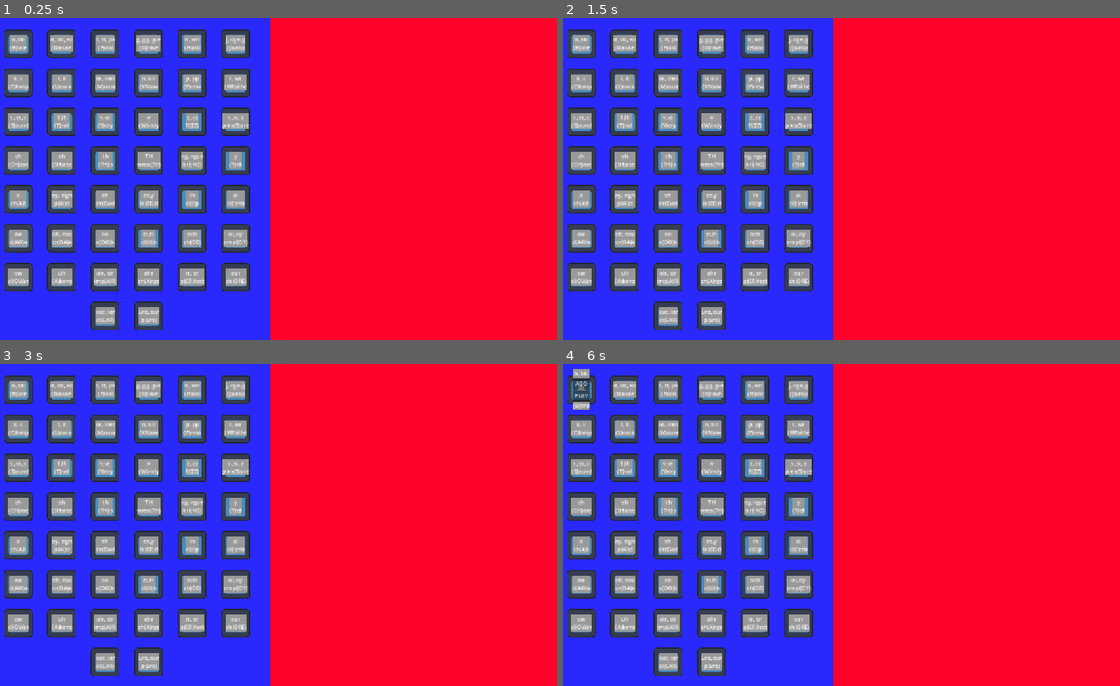
Above: before the commit, frames 1-4 (two rows, left to right).
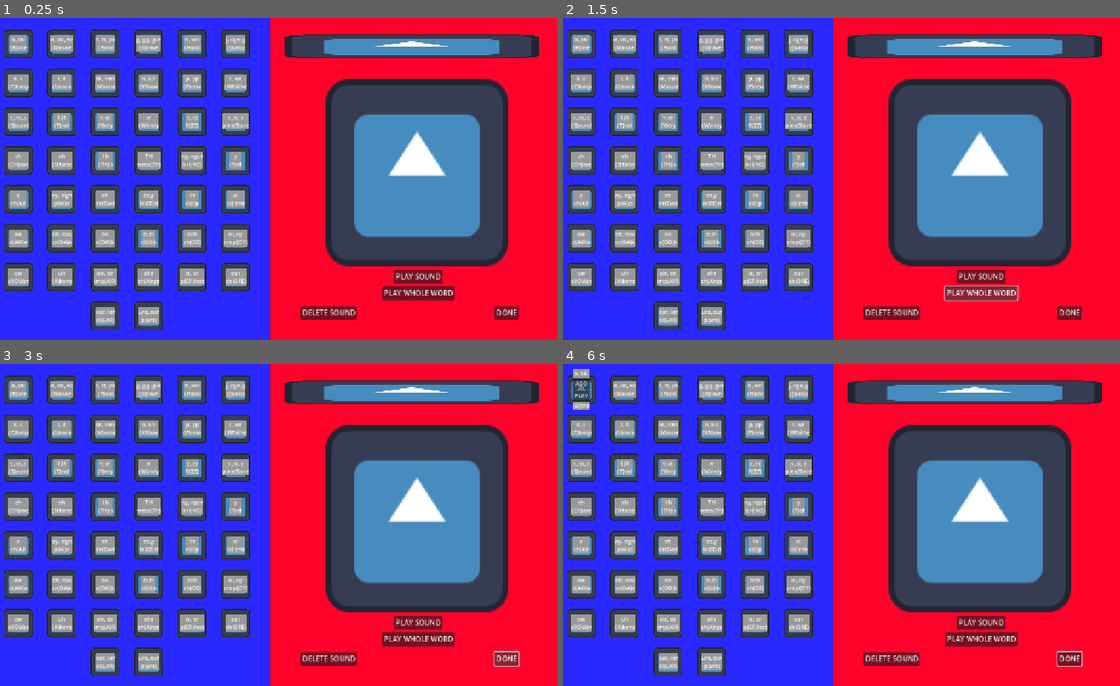
Above: after the commit, the same moments.

Repository: sym-z/phonetic-hangman
Game: Godot game, scene res://scenes/word_builder.tscn
Two runs of this game, one before a commit and one after it. Both use one fixed random seed, a clock stepped at 60 frames per second and the inputs below. The project has no main scene, so this scene is started directly. The engine's default icon, where the game draws it, is replaced by a stand-in: a white triangle on a blue panel in a dark square.
Inputs (mouse positions are in pixels of both pictures, inside the frame that each line leads up to):
- Up to frame 1 (0.25 s): no input
- Up to frame 2 (1.5 s): click (980, 275) at 0.5 s, where only the run after the commit has a clickable "PLAY SOUND"; click (980, 291) at 1.25 s, where only the run after the commit has a clickable "PLAY WHOLE WORD"
- Up to frame 3 (3 s): click (417, 637) at 2 s, where only the run after the commit has a clickable "PLAY WHOLE WORD"; click (506, 657) at 2.75 s, where only the run after the commit has a clickable "DONE"
- Up to frame 4 (6 s): click (1069, 657) at 3.5 s, where only the run after the commit has a clickable "DONE"; click (980, 637) at 4.25 s, where only the run after the commit has a clickable "PLAY WHOLE WORD"; click (1069, 657) at 5 s, where only the run after the commit has a clickable "DONE"; tap Enter at 5.75 s; move the mouse to (579, 389) at 5.77 s

The runs differ from the first frame. In frame 1, 24% of the frame differs, in the area x 51-97%, y 5-94%; in frame 2, 24%; in frame 3, 24%; in frame 4, 24%.

Commit message:
Basic Graybox for Word Building

Diff:
--- a/src/scenes/word_builder.tscn
+++ b/src/scenes/word_builder.tscn
@@ -1,8 +1,20 @@
-[gd_scene load_steps=4 format=3 uid="uid://cerariugi700o"]
+[gd_scene load_steps=6 format=3 uid="uid://cerariugi700o"]
 
 [ext_resource type="Script" uid="uid://1jcw50iassid" path="res://scenes/word_builder.gd" id="1_b2vsm"]
 [ext_resource type="Texture2D" uid="uid://d3thg83m1dwye" path="res://background_reference.png" id="1_wkrb8"]
 [ext_resource type="PackedScene" uid="uid://dg1gefmtbt4ao" path="res://prefabs/phoneme_assembler/phoneme_assembler.tscn" id="2_wkrb8"]
+[ext_resource type="Texture2D" uid="uid://cveejf37js506" path="res://icon.svg" id="4_b2vsm"]
+
+[sub_resource type="SpriteFrames" id="SpriteFrames_7nyya"]
+animations = [{
+"frames": [{
+"duration": 1.0,
+"texture": ExtResource("4_b2vsm")
+}],
+"loop": true,
+"name": &"default",
+"speed": 5.0
+}]
 
 [node name="Word Builder" type="Control" node_paths=PackedStringArray("selection_container")]
 layout_mode = 3
@@ -38,3 +50,45 @@
 
 [node name="Phoneme Assembler" parent="." node_paths=PackedStringArray("container_to_fill") instance=ExtResource("2_wkrb8")]
 container_to_fill = NodePath("../MarginContainer/HFlowContainer")
+
+[node name="Current Phoneme Choice" type="AnimatedSprite2D" parent="."]
+position = Vector2(967, 345)
+scale = Vector2(3.18216, 3.26333)
+sprite_frames = SubResource("SpriteFrames_7nyya")
+
+[node name="Progress Through Selections" type="AnimatedSprite2D" parent="."]
+position = Vector2(955, 63)
+scale = Vector2(4.44585, 0.416008)
+sprite_frames = SubResource("SpriteFrames_7nyya")
+
+[node name="Delete" type="Button" parent="."]
+layout_mode = 0
+offset_left = 707.0
+offset_top = 643.0
+offset_right = 772.0
+offset_bottom = 674.0
+text = "DELETE SOUND"
+
+[node name="Play Sound" type="Button" parent="."]
+layout_mode = 0
+offset_left = 915.0
+offset_top = 562.0
+offset_right = 1024.0
+offset_bottom = 593.0
+text = "PLAY SOUND"
+
+[node name="Play Whole Word" type="Button" parent="."]
+layout_mode = 0
+offset_left = 889.0
+offset_top = 599.0
+offset_right = 1051.0
+offset_bottom = 630.0
+text = "PLAY WHOLE WORD"
+
+[node name="Done" type="Button" parent="."]
+layout_mode = 0
+offset_left = 1140.0
+offset_top = 643.0
+offset_right = 1148.0
+offset_bottom = 651.0
+text = "DONE"
